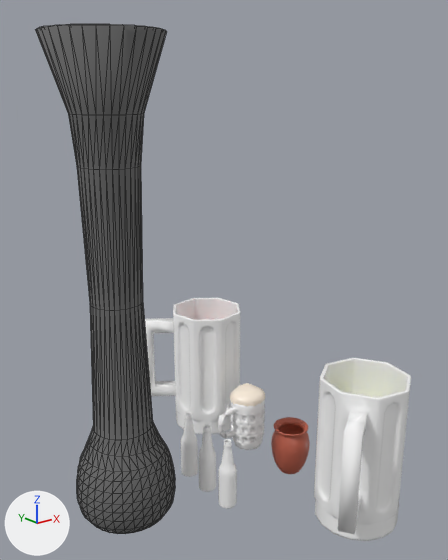
The glTF model menus_gltf/menu5.glb, before and after one commit.
One viewpoint serves both versions: a 50 mm lens placed at (-0.01486, -0.01129, 0.01333), pointed at (-0.00268, 0.00394, 0.00724). Every picture has the same lights, and +X, +Y and +Z are marked at lower left. Mesh edges are drawn as thin lines on the coarser meshes. Where no turn or scale is listed for an object, it has been applied to the vertices.

In view in the first picture: '3DGeom-2', 'cantarito.001', 'tarro_cerveza.003', 'yarda.001'.
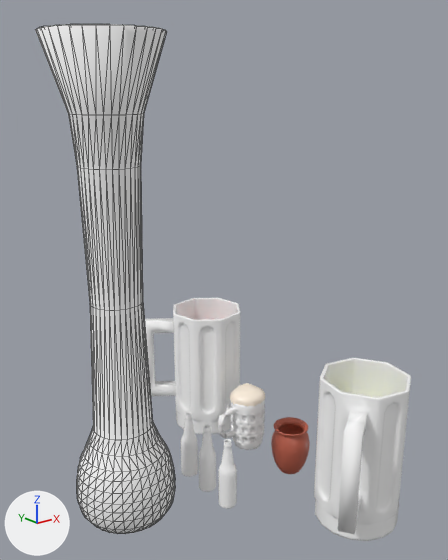
The change in detail:
Material 'Light Glass' (mat_light_glass) changes colour from dark grey #6d6d6d to white #ffffff; in linear values from (0.152, 0.152, 0.152) to (1.0, 1.0, 1.0).

Boxes [x1, y1, x2, y2] around the edits, measured in the pictures (448 x 560 px):
'yarda.001', recoloured: [35, 24, 175, 534] in both
